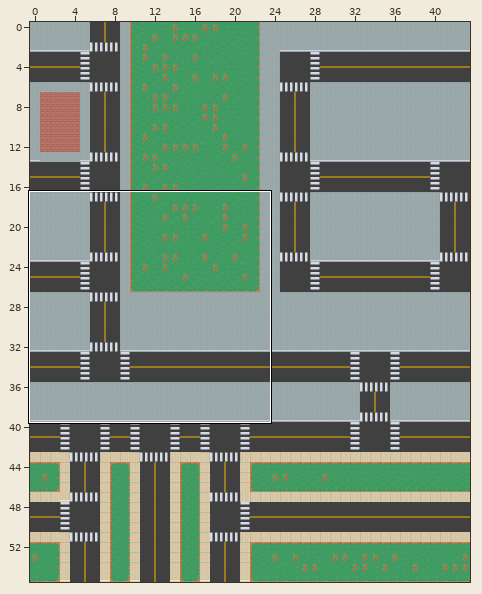
LDtk project: Assets/two.ldtk. The picture above shows the old version from afar; the outline marks the close-up.
Close-up. As it was:
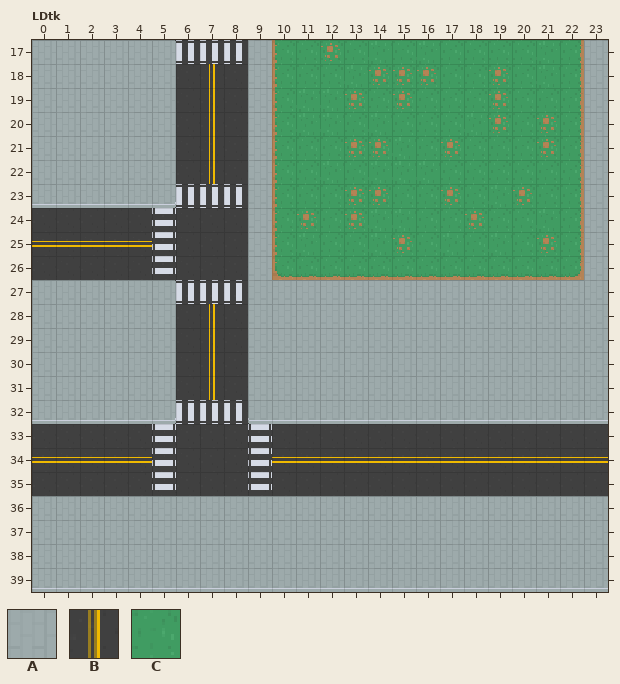
Cells are 16x16 px. Shown: LDtk x 0..23, y 17..39. The commit also changed other parts of the map, which this record leaves out.
Key: from "Walkable": A 1 "City_Sidewalk", B 2 "Road", C 3 "Grass".
_ is an empty cell.
Layer "Walkable" before, first column x 0:
17 AAAAAABBBACCCCCCCCCCCCCA
18 AAAAAABBBACCCCCCCCCCCCCA
19 AAAAAABBBACCCCCCCCCCCCCA
20 AAAAAABBBACCCCCCCCCCCCCA
21 AAAAAABBBACCCCCCCCCCCCCA
22 AAAAAABBBACCCCCCCCCCCCCA
23 AAAAAABBBACCCCCCCCCCCCCA
24 BBBBBBBBBACCCCCCCCCCCCCA
25 BBBBBBBBBACCCCCCCCCCCCCA
26 BBBBBBBBBACCCCCCCCCCCCCA
27 AAAAAABBBAAAAAAAAAAAAAAA
28 AAAAAABBBAAAAAAAAAAAAAAA
29 AAAAAABBBAAAAAAAAAAAAAAA
30 AAAAAABBBAAAAAAAAAAAAAAA
31 AAAAAABBBAAAAAAAAAAAAAAA
32 AAAAAABBBAAAAAAAAAAAAAAA
33 BBBBBBBBBBBBBBBBBBBBBBBB
34 BBBBBBBBBBBBBBBBBBBBBBBB
35 BBBBBBBBBBBBBBBBBBBBBBBB
36 AAAAAAAAAAAAAAAAAAAAAAAA
37 AAAAAAAAAAAAAAAAAAAAAAAA
38 AAAAAAAAAAAAAAAAAAAAAAAA
39 AAAAAAAAAAAAAAAAAAAAAAAA
Now the later version:
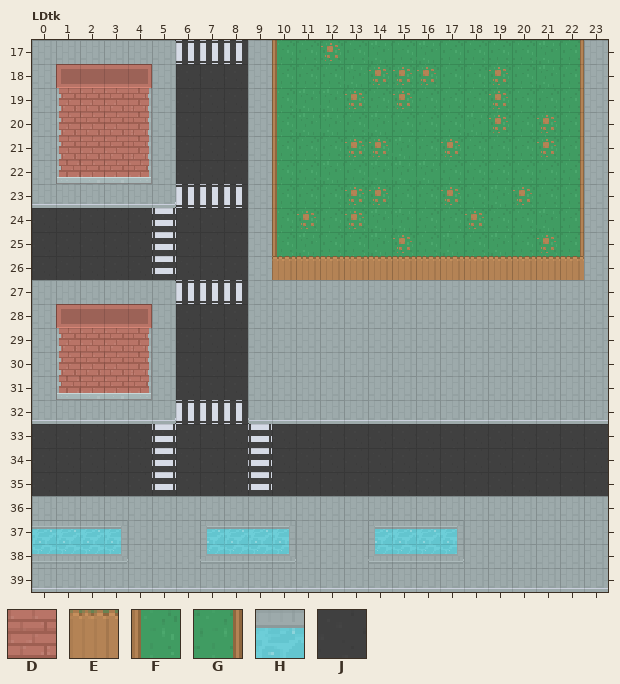
Further tiles: from "Colliders": D 1 "Red_Brick_Bulding", E 2 "Fence", F 3 "Fence_left", G 4 "Fence_right", H 5 "Water"; from "Drivable": J 1 "Road".
Tiles of an added or newly shown layer are drawn over the layers below it.
The exact change:
Layer "Drivable" (added):
y 18..22: x 7 _ -> J
y 25: x 0..4 _____ -> JJJJJ
y 28..31: x 7 _ -> J
y 34: x 0..4 _____ -> JJJJJ; x 10..23 ______________ -> JJJJJJJJJJJJJJ
Layer "Walkable":
y 18..22: x 7 B -> _
y 25: x 0..4 BBBBB -> _____
y 28..31: x 7 B -> _
y 34: x 0..4 BBBBB -> _____; x 10..23 BBBBBBBBBBBBBB -> ______________
Layer "Colliders" (added):
y 17: x 10 _ -> F; x 22 _ -> G
y 18..22: x 1..4 ____ -> DDDD; x 10 _ -> F; x 22 _ -> G
y 23..25: x 10 _ -> F; x 22 _ -> G
y 26: x 10..22 _____________ -> EEEEEEEEEEEEE
y 28..31: x 1..4 ____ -> DDDD
y 37..38: x 0..3 ____ -> HHHH; x 7..10 ____ -> HHHH; x 14..17 ____ -> HHHH
